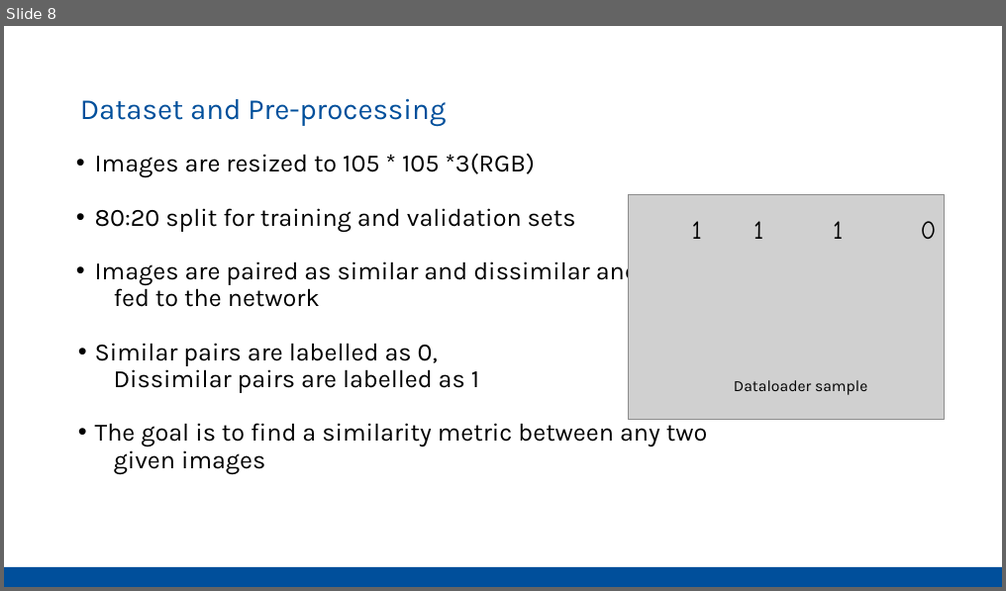
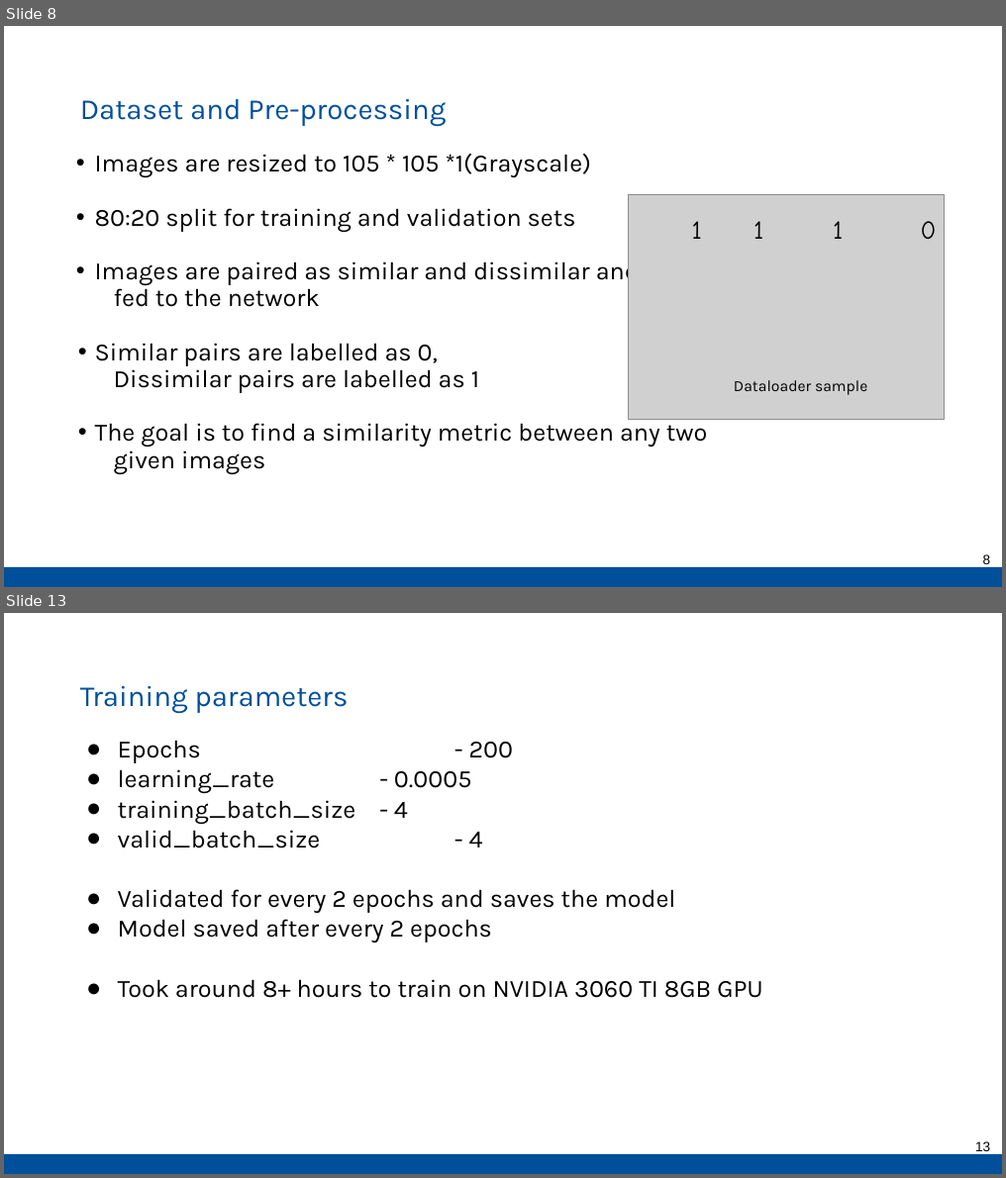
Before and after one commit to Pathi-rao/Image-Similarity-Estimation-using-Siamese-Neural-Networks, a slide deck: presentation.pptx. Shown one above the other, each under a label of ours: slide 8 before the commit, slides 8 and 13 after it; the slides between them are not shown. The pictures are 1006x591 and 1006x1178 pixels, drawn with LibreOffice and Linux fonts; fonts in the diff are those of the drawing; grey boxes stand for pictures. Boxes give left, top, right and bottom in pixels: in the first picture for what was removed or moved away, otherwise in the second. Text is boxed around its words. In the diff, an @@ line names an element or a change of style, - is before the commit and + after.

```diff
--- a/presentation.pptx
+++ b/presentation.pptx
@@ slide 13 added at (x1=4, y1=613, x2=1002, y2=1174), background #FFFFFF; not listed: 1 template element that a slide beside it also shows @@
@@ text added at (x1=80, y1=686, x2=349, y2=713), 28 pt, text #004F9B @@
+Training parameters
@@ text added at (x1=118, y1=740, x2=763, y2=998), 24 pt, text #000000 @@
+● Epochs - 200
+● learning_rate - 0.0005
+● training_batch_size - 4
+● valid_batch_size - 4
+● Validated for every 2 epochs and saves the model
+● Model saved after every 2 epochs
+● Took around 8+ hours to train on NVIDIA 3060 TI 8GB GPU
@@ page number added at (x1=975, y1=1142, x2=990, y2=1152), 13 pt, text #000000 @@
+13
@@ slide 8 changed as well @@
@@ text at (x1=95, y1=154, x2=592, y2=178): text changed @@
-• Images are resized to 105 * 105 *3(RGB)
+• Images are resized to 105 * 105 *1(Grayscale)
@@ page number added at (x1=983, y1=555, x2=991, y2=565), 13 pt, text #000000 @@
+8
```
Also in this commit, not shown: 7 other slides changed, 9 other slides added, 3 slides removed.
